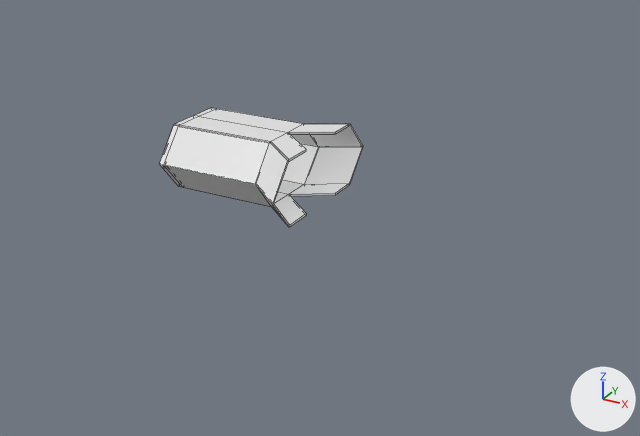
An edit to the Blender file spacegame3/Assets/Models/Structures/entry2.blend, drawn before and after from the same camera.
Camera for both pictures: a 50 mm camera at (39.9, -52.7, 22.6) aimed at (8.8, 3.9, -5.7). The axes (+X, +Y, +Z) are drawn at lower right. The lights are the same throughout. Mesh edges are drawn as thin lines.
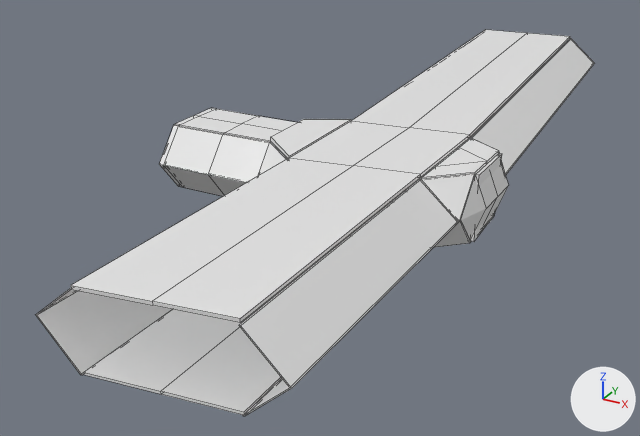
What differs and where, as boxes (x1, y1, x2, y2) in the pictures (640 x 436 px):
'Cube.001', reshaped (173% wider, 222% taller)
    before: (159, 108, 363, 227)
    after: (36, 30, 595, 416)
part 1 of me_cube_009, added
    after: (71, 30, 570, 323)
part 2 of me_cube_009, built on
    before: (164, 109, 363, 227)
    after: (36, 39, 595, 416)

The change in detail:
me_cube_009 is used by ob_cube_001; location (0.0, 0.0, 0.0); scale (-0.72, 2.33, 2.33).
me_cube_009 had 168 vertices, 166 faces and spanned x -15.4..0.1, y -2.9..2.9, z -1.1..1.1.
me_cube_009 now has 432 vertices, 437 faces, 2 loose edges and spans x -33.1..0.1, y -10.8..18.1, z -1.1..1.2.
me_cube_009 part 1: a new loose piece of 30 vertices spanning x -27.9..-12.5, y -10.8..18.0, z 1.0..1.1.
Part 2, on me_cube_009:
26 faces are deleted.
1 vertex moves from x -15.4, y 2.9, z -0.1 to x -11.5, y 2.0, z 0.0.
153 vertices are added at x -33.1..-8.7, y -10.8..18.1, z -1.1..1.2.
18 new vertices lie (-5.5, 0.0, 0.0) away from vertices in x -0.5, y -1.9..2.0, z -1.1..1.1.
8 new vertices lie (-12.4, 0.5, 0.0) away from vertices in x -15.5, y 0.9..1.9, z -1.1..1.0.
9 new vertices lie (3.0, 15.6, 0.0) away from vertices in x -28.1..-15.4, y 1.9..2.9, z -1.1..1.0.
6 new vertices lie (-3.8, -0.9, 0.1) away from vertices in x -28.1, y 1.4..2.4, z -1.1..1.0.
6 new vertices lie (0.0, -1.9, 0.0) away from vertices in x -28.1..-27.9, y 1.4, z -1.1..1.0.
9 new vertices lie (0.0, -1.0, 0.0) away from vertices in x -31.9..-27.9, y -0.5..0.5, z -1.1..1.1.
6 new vertices lie (-6.2, 0.2, 0.0) away from vertices in x -15.5, y -1.9..-0.9, z -1.1.
6 new vertices lie (-6.2, 0.2, 0.0) away from vertices in x -21.7, y -1.7..-0.7, z -1.1.
8 new vertices lie (0.0, -8.8, 0.0) away from vertices in x -27.9..-15.4, y -2.0..-1.5, z -1.1..1.0.
5 new vertices lie (0.0, 2.0, 0.0) away from vertices in x -32.3..-11.5, y -1.0..-0.5, z -1.0..1.2.
2 loose edges are added.
269 new faces join them.
